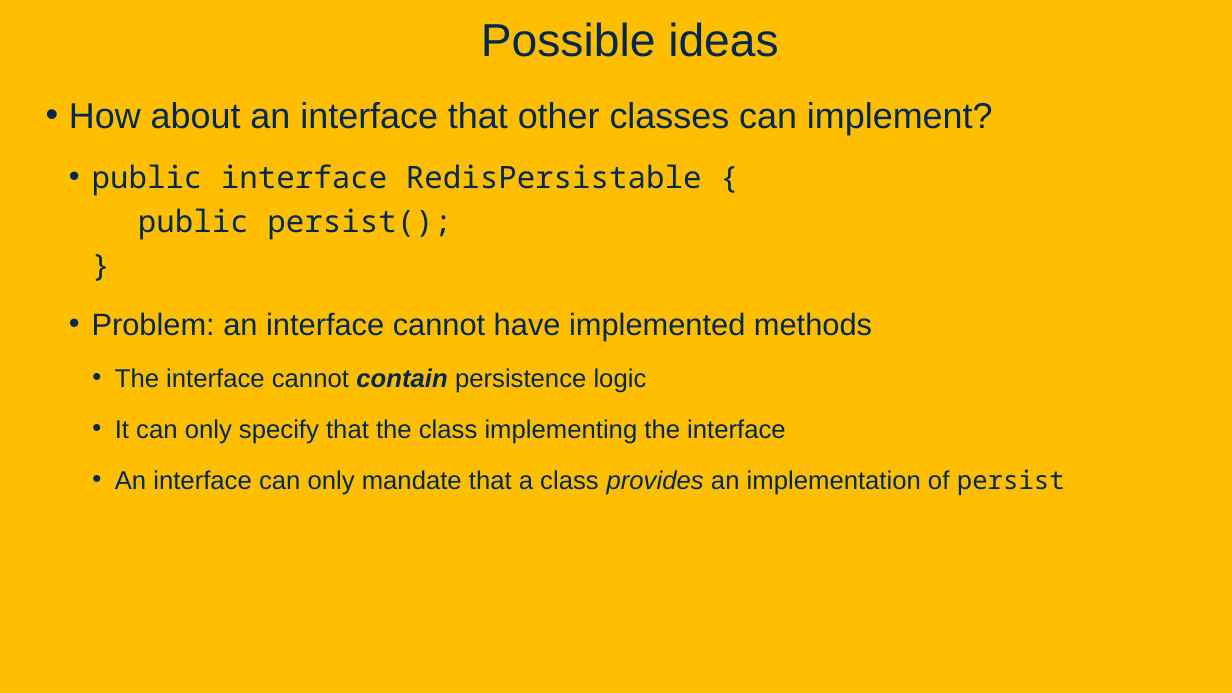
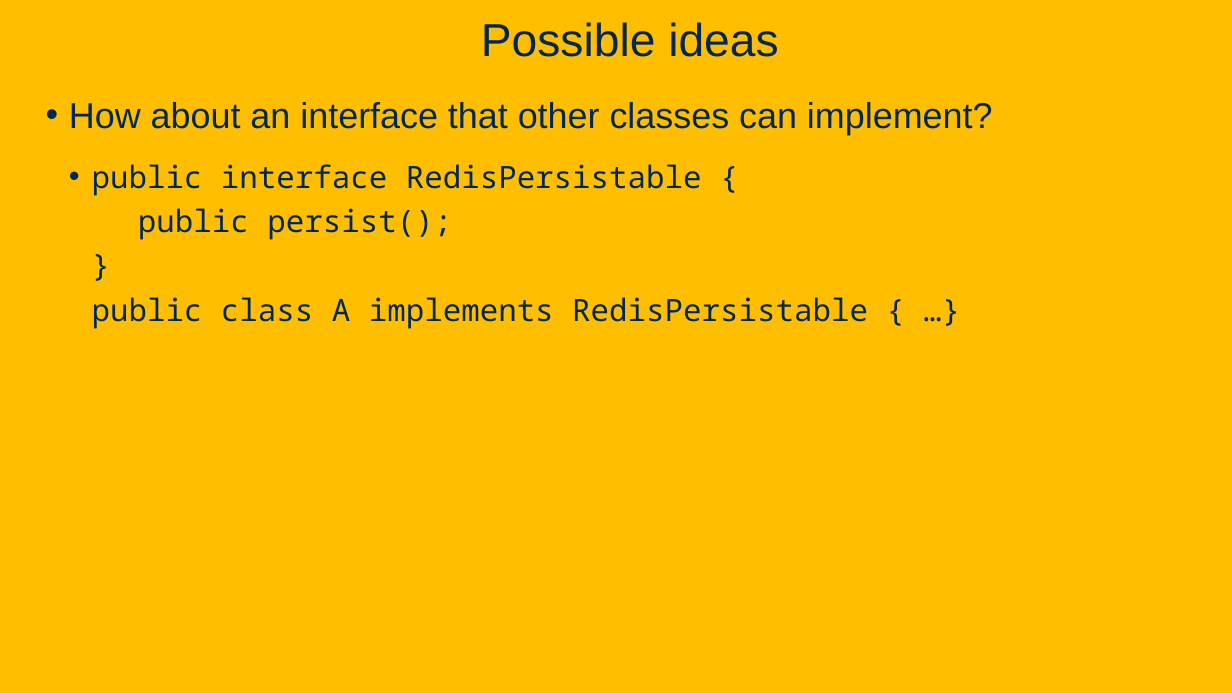
Before and after one commit to davsec-teaching/ecs160-f25, a slide deck: slide 32 of slides/5_annotations_and_reflection.pptx (slide 26 before the commit). Drawn at 1232x693 pixels with LibreOffice and Linux fonts; fonts in the diff are those of the drawing; background and template pictures are left out. Boxes give left, top, right and bottom in pixels: in the first picture for what was removed or moved away, otherwise in the second. Text is boxed around its words. In the diff, an @@ line names an element or a change of style, - is before the commit and + after.

```diff
--- a/slides/5_annotations_and_reflection.pptx
+++ b/slides/5_annotations_and_reflection.pptx
@@ text at [92, 164, 868, 329]: text changed; size 20 to 24 pt; font Arial to Noto Sans Mono @@
-  • public interface RedisPersistable {
-    public persist();
-    }
-  • Problem: an interface cannot have implemented methods
-    • The interface cannot contain persistence logic
-    • It can only specify that the class implementing the interface
-    • An interface can only mandate that a class provides an implementation of persist
+  • public interface RedisPersistable {
+    public persist();
+    }
+    public class A implements RedisPersistable { …}
```
Also in this commit, not shown: 10 other slides changed, 9 slides added, 1 slide removed.
